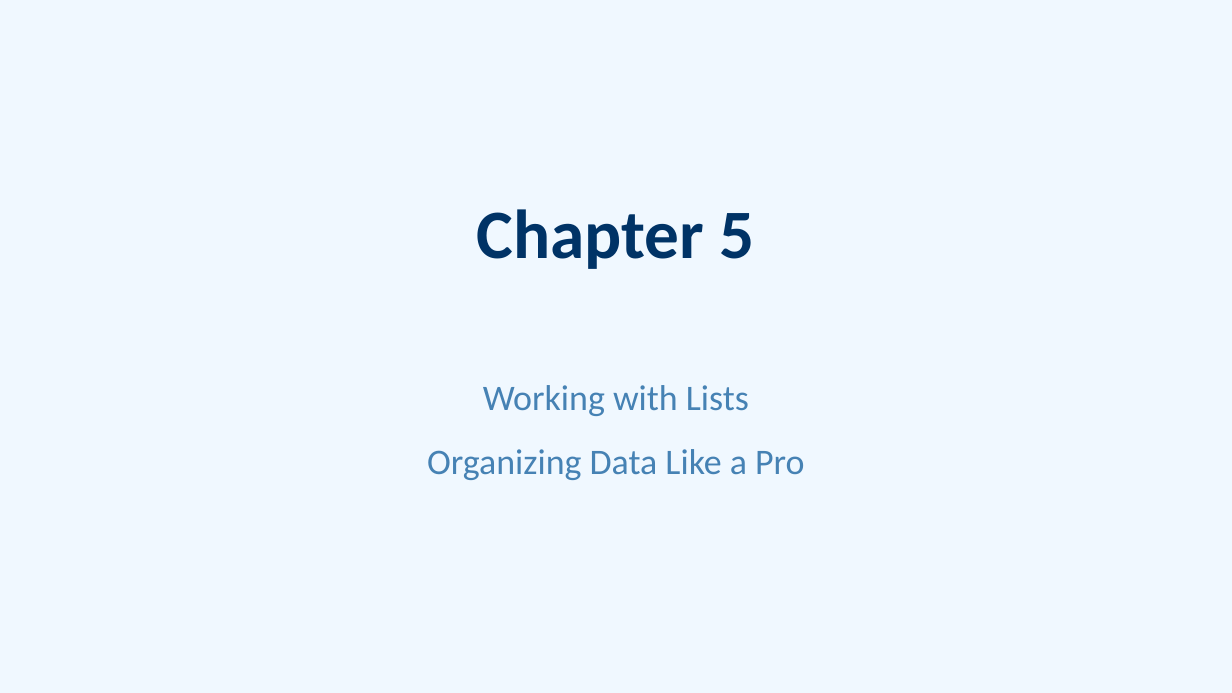
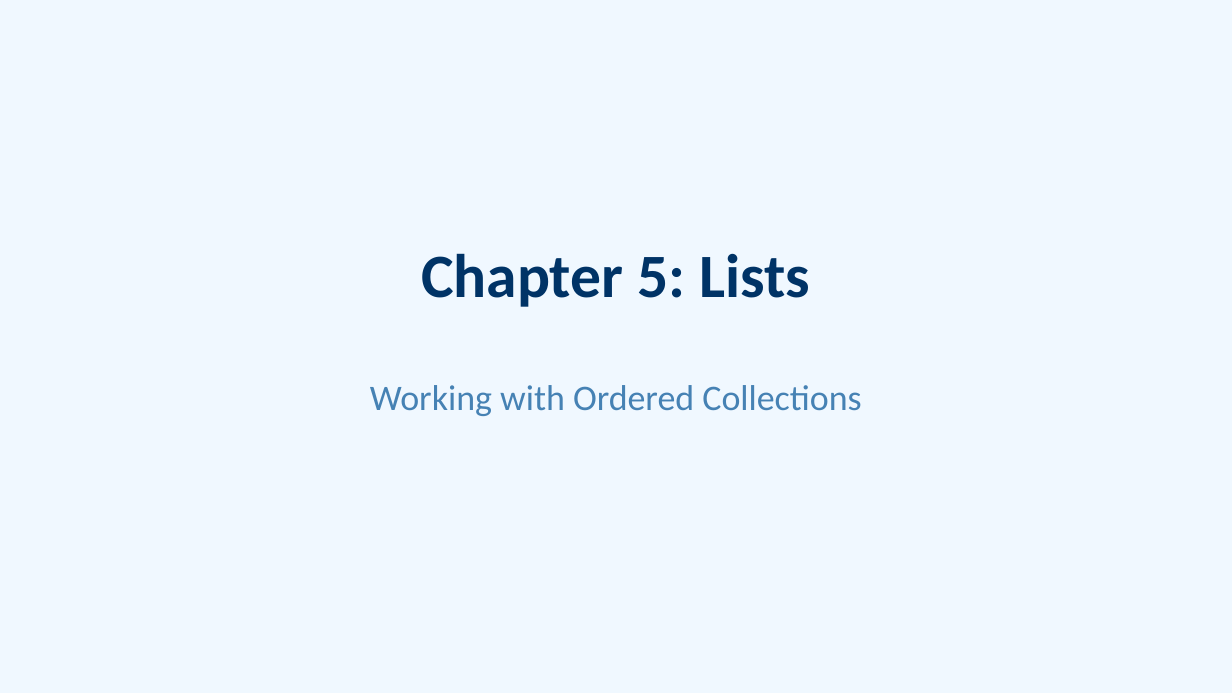
Before and after one commit to YouROS12/courses, a slide deck: slide 1 of python_course/chapter_05_lists/lists.pptx. Drawn at 1232x693 pixels with LibreOffice and Linux fonts; fonts in the diff are those of the drawing. Boxes give left, top, right and bottom in pixels: in the first picture for what was removed or moved away, otherwise in the second. Text is boxed around its words. In the diff, an @@ line names an element or a change of style, - is before the commit and + after.

```diff
--- a/python_course/chapter_05_lists/lists.pptx
+++ b/python_course/chapter_05_lists/lists.pptx
@@ text at (421, 253, 810, 307): text changed; size 54 to 48 pt @@
-Chapter 5
+Chapter 5: Lists
@@ text at (370, 385, 861, 416): text changed @@
-Working with Lists
+Working with Ordered Collections
@@ text removed at (427, 449, 804, 480) @@
-Organizing Data Like a Pro
```
Also in this commit, not shown: 2 other slides changed, 6 slides added, 16 slides removed, 11 other files.
